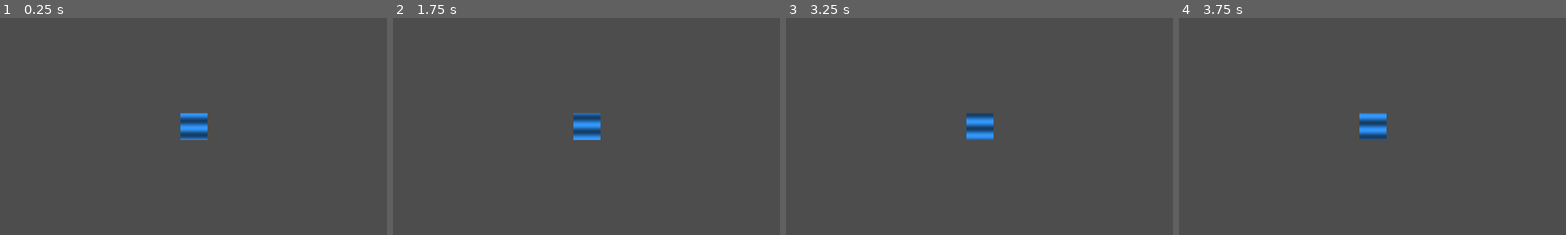
Above: before the commit, frames 1-4 (left to right).
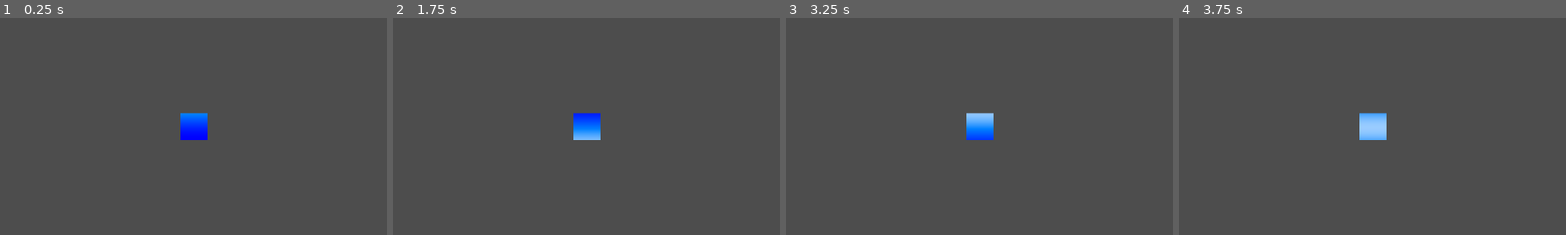
Above: after the commit, the same moments.

Repository: Jaiveer2525/graphics-programming-playground
Game: Godot game, scene res://node_2d.tscn
Two runs of this game, one before a commit and one after it. Both use one fixed random seed, a clock stepped at 60 frames per second and the inputs below.
Inputs:
- Up to frame 1 (0.25 s): no input
- Up to frame 2 (1.75 s): no input
- Up to frame 3 (3.25 s): no input
- Up to frame 4 (3.75 s): no input
The pictures show only the part of the screen within x 19-69%, y 0-50%; the shares and areas given below are measured in that part.

The runs differ from the first frame. In frame 1, 0.9% of the frame differs, in the area x 46-54%, y 43-57%; in frame 2, 0.9%; in frame 3, 0.9%; in frame 4, 0.9%.

Commit message:
sky texture

Diff:
--- /dev/null
+++ b/node_3d.tscn
@@ -0,0 +1,13 @@
+[gd_scene load_steps=3 format=3 uid="uid://dritoi64yiyuf"]
+
+[ext_resource type="Material" uid="uid://dtj31bo8jhbpl" path="res://shaders/test-3d.tres" id="1_a202f"]
+
+[sub_resource type="PlaneMesh" id="PlaneMesh_a202f"]
+subdivide_width = 64
+subdivide_depth = 64
+
+[node name="Node3D" type="Node3D"]
+
+[node name="MeshInstance3D" type="MeshInstance3D" parent="."]
+material_override = ExtResource("1_a202f")
+mesh = SubResource("PlaneMesh_a202f")
--- /dev/null
+++ b/shaders/new_fast_noise_lite.tres
@@ -0,0 +1,5 @@
+[gd_resource type="FastNoiseLite" format=3 uid="uid://ibsrddatbplt"]
+
+[resource]
+noise_type = 5
+frequency = 0.0132
--- /dev/null
+++ b/shaders/new_noise_texture_2d.tres
@@ -0,0 +1,7 @@
+[gd_resource type="NoiseTexture2D" load_steps=2 format=3 uid="uid://g1wjxonllue5"]
+
+[ext_resource type="FastNoiseLite" uid="uid://ibsrddatbplt" path="res://shaders/new_fast_noise_lite.tres" id="1_5yj8s"]
+
+[resource]
+seamless = true
+noise = ExtResource("1_5yj8s")
--- /dev/null
+++ b/shaders/test-3d.gdshader
@@ -0,0 +1,29 @@
+shader_type spatial;
+
+uniform float wave_strength = 0.01;
+uniform float wave_frequency = 50.0;
+uniform float time_speed = 1.0;
+uniform float t = 0.0;
+void vertex() {
+	// Called for every vertex the material is visible on.
+    // Create a checker pattern of waves
+    //float wave = sin(VERTEX.x * wave_frequency + t);
+    // Apply wave to vertical displacement (Y axis)
+    //VERTEX.y += wave * wave_strength;
+
+}
+
+uniform vec4 water_color : source_color = vec4(0.2, 0.6, 1.0, 1.0); // light blue
+uniform vec3 white : source_color = vec3(1,1,1);
+uniform sampler2D noise_tex;
+void fragment() {
+	// Called for every pixel the material is visible on.
+	float n = texture(noise_tex, UV * 1.4 + vec2(TIME * 0.1, 0.0)).r;
+	vec3 final_color = mix((water_color.rgb), white, n);
+	ALBEDO = final_color;
+}
+
+//void light() {
+	// Called for every pixel for every light affecting the CanvasItem.
+	// Uncomment to replace the default light processing function with this one.
+//}
--- /dev/null
+++ b/shaders/test-3d.tres
@@ -0,0 +1,15 @@
+[gd_resource type="ShaderMaterial" load_steps=3 format=3 uid="uid://dtj31bo8jhbpl"]
+
+[ext_resource type="Shader" path="res://shaders/test-3d.gdshader" id="1_enlpa"]
+[ext_resource type="Texture2D" uid="uid://g1wjxonllue5" path="res://shaders/new_noise_texture_2d.tres" id="2_gu6al"]
+
+[resource]
+render_priority = 0
+shader = ExtResource("1_enlpa")
+shader_parameter/wave_strength = 0.3
+shader_parameter/wave_frequency = 1.0
+shader_parameter/time_speed = 1.0
+shader_parameter/t = 0.0
+shader_parameter/water_color = Color(0.109804, 0.309804, 1, 1)
+shader_parameter/white = Color(1, 1, 1, 1)
+shader_parameter/noise_tex = ExtResource("2_gu6al")
--- a/shaders/test1.gdshader
+++ b/shaders/test1.gdshader
@@ -10,15 +10,15 @@
 }
 
 uniform vec4 water_color : source_color = vec4(0.2, 0.6, 1.0, 1.0); // light blue
-uniform float shimmer_speed = 20.0;
-uniform float shimmer_density = 12.0;
-uniform float shimmer_intensity = 0.3;
+uniform vec3 white = vec3(1,1,1);
+uniform float speed = 15.0;
+uniform float density = 30.0;
 
 void fragment() {
 	// Called for every pixel the material is visible on.
-	float wave = sin(UV.y * shimmer_density + -TIME * shimmer_speed);
-	float shade = 1.0 - shimmer_intensity + (wave * shimmer_intensity); // 0.6 to 1.0
-	vec3 final_color = water_color.rgb * shade;
+	float wave =  sin(SCREEN_UV.y * density + -TIME * speed) -1.5 ;
+	float shade = 1.0 + (wave); // 0.6 to 1.0
+	vec3 final_color = mix((water_color.rgb), white, shade);
 	COLOR = vec4(final_color, 1.0);
 }
 
